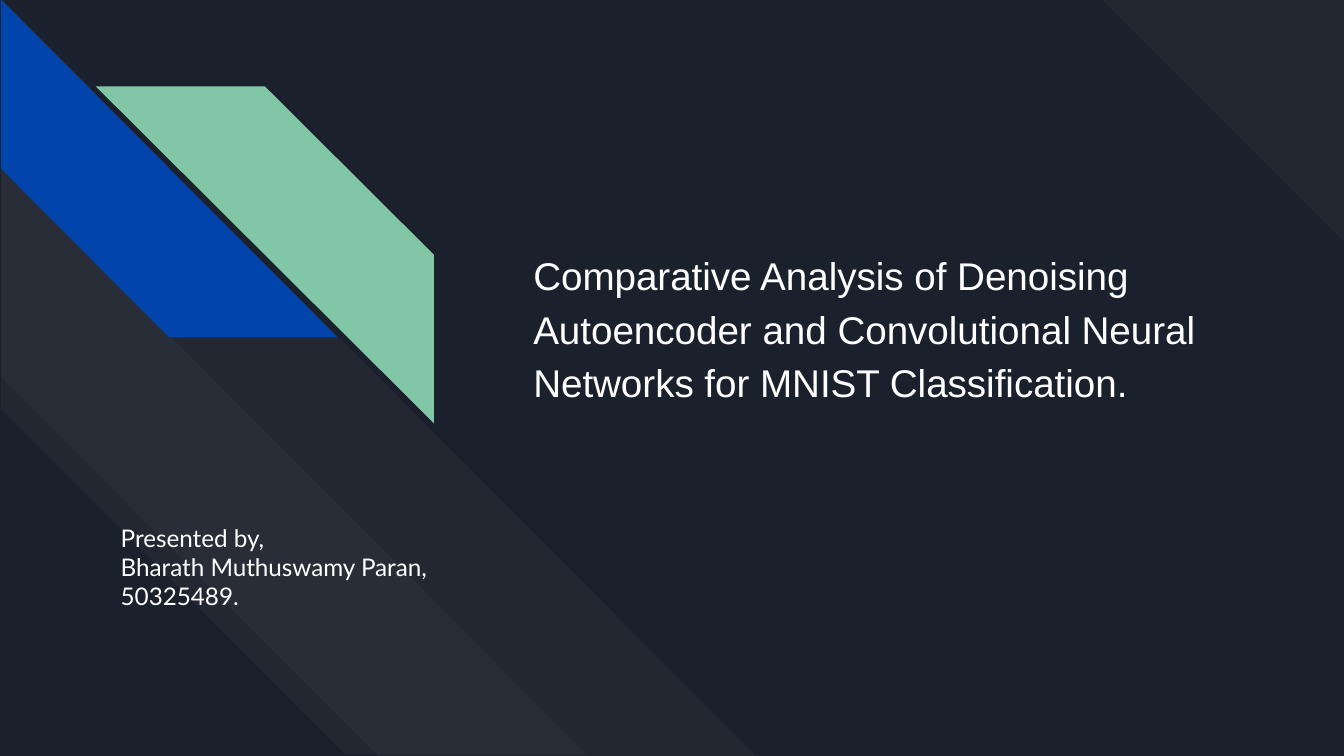
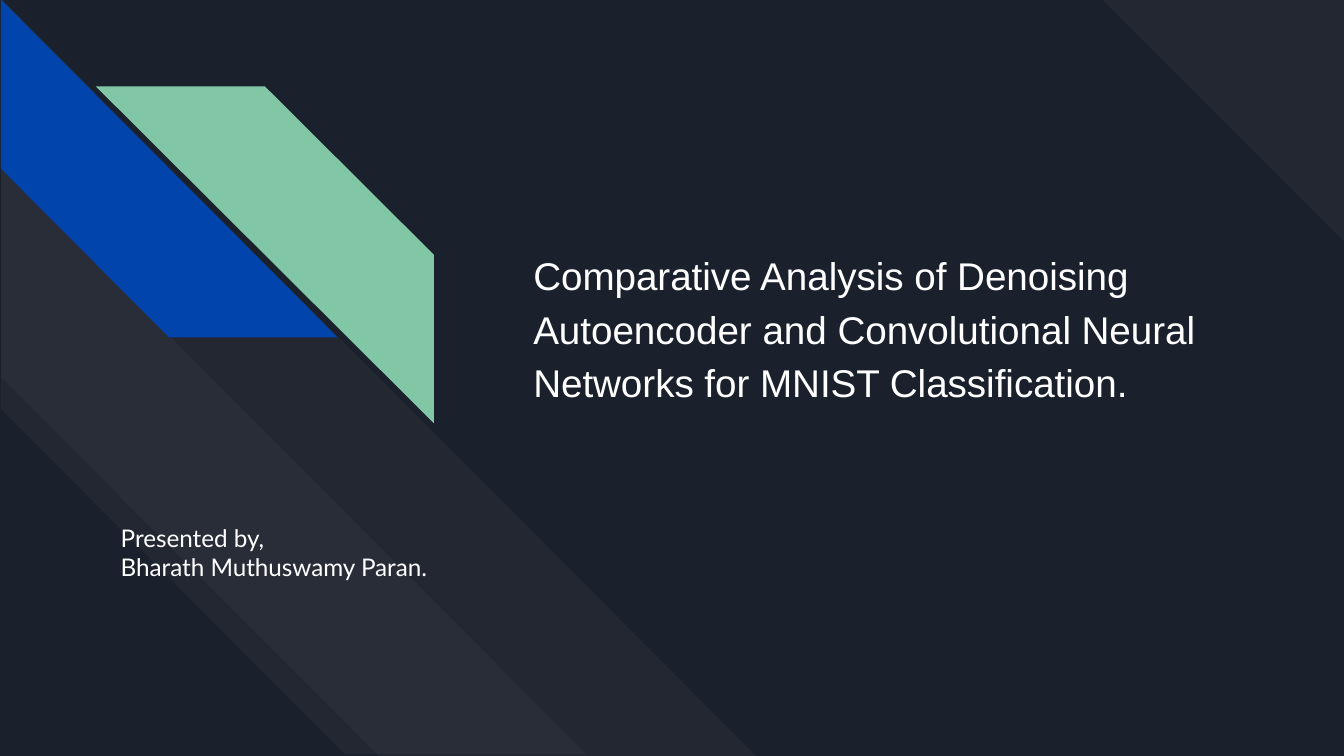
Before and after one commit to csci595-research-lit-spring-2024/595-class-project-spring-2024-bharathmp09, a slide deck: slide 1 of presentations/Comparative Analysis of Denoising Autoencoder and Convolutional Neural Networks for MNIST Classification..pptx. Drawn at 1344x756 pixels with LibreOffice and Linux fonts; fonts in the diff are those of the drawing. Boxes give left, top, right and bottom in pixels: in the first picture for what was removed or moved away, otherwise in the second. Text is boxed around its words. In the diff, an @@ line names an element or a change of style, - is before the commit and + after.

```diff
--- a/presentations/Comparative Analysis of Denoising Autoencoder and Convolutional Neural Networks for MNIST Classification..pptx
+++ b/presentations/Comparative Analysis of Denoising Autoencoder and Convolutional Neural Networks for MNIST Classification..pptx
@@ subtitle at (121,558,427,580): text changed @@
-Bharath Muthuswamy Paran,
-50325489.
+Bharath Muthuswamy Paran.
```
Also in this commit, not shown: 5 other files.
